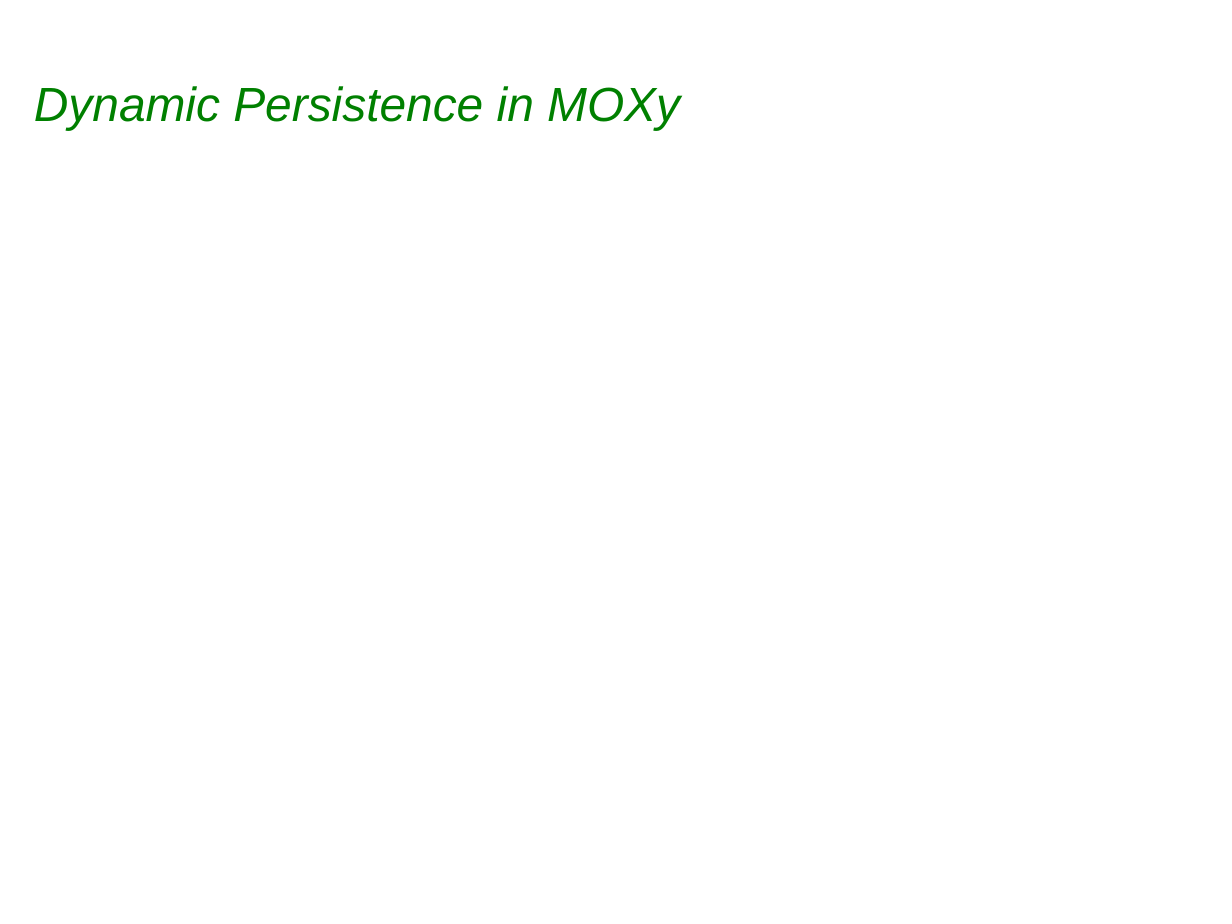
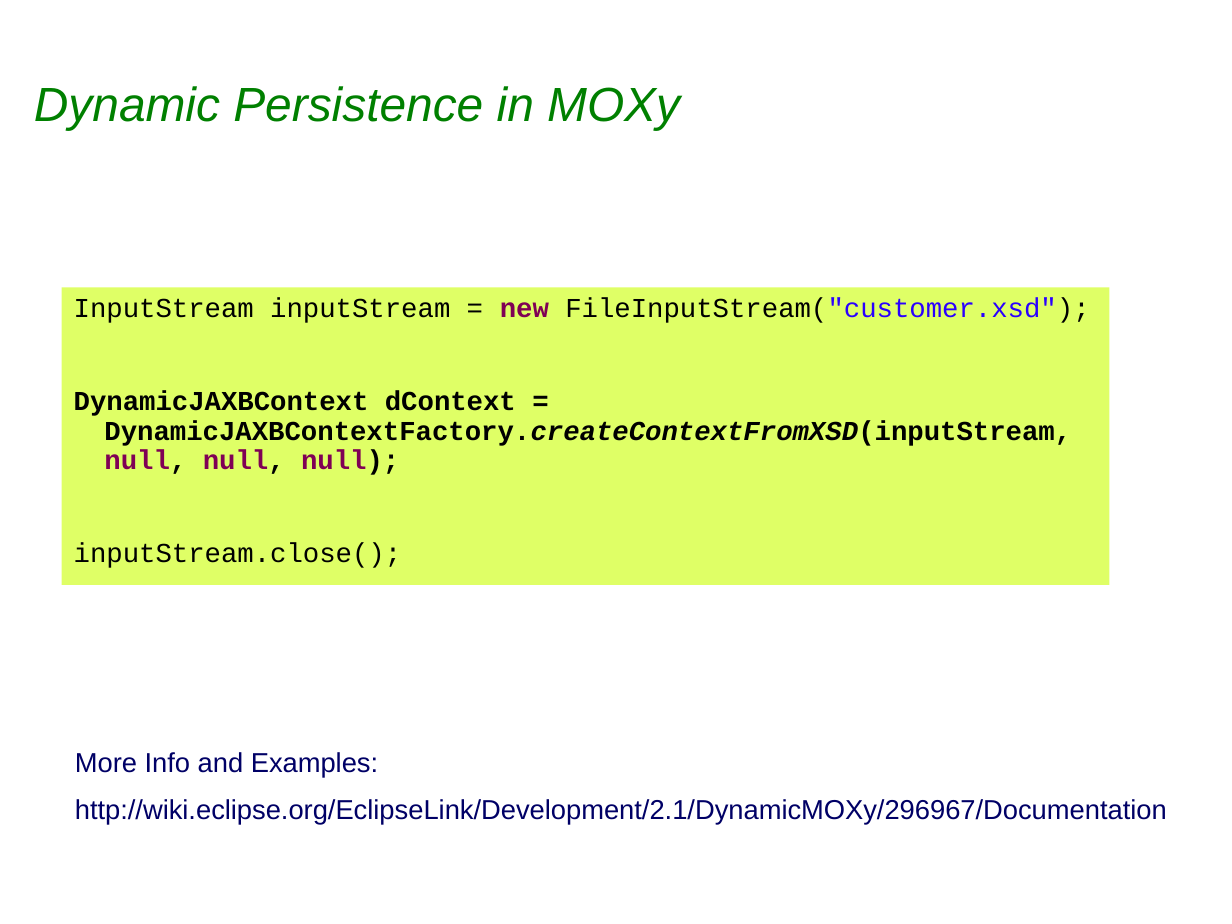
Before and after one commit to sabineheider/incubator, a slide deck: slide 8 of summit-2010/Dynamic Persistence.ppt. Drawn at 1232x924 pixels with LibreOffice and Linux fonts; fonts in the diff are those of the drawing; background and template pictures are left out. Boxes give left, top, right and bottom in pixels: in the first picture for what was removed or moved away, otherwise in the second. Text is boxed around its words. In the diff, an @@ line names an element or a change of style, - is before the commit and + after.

Commit message:
Bug 312854 EclipseLink Summit - Updated Dynamic Slides

```diff
--- a/summit-2010/Dynamic Persistence.ppt
+++ b/summit-2010/Dynamic Persistence.ppt
@@ text added at [62,287,1110,584], fill #DFFF66, 16 pt, text #000000, bold @@
+InputStream inputStream = new FileInputStream("customer.xsd");
+DynamicJAXBContext dContext =
+DynamicJAXBContextFactory.createContextFromXSD(inputStream, null, null, null);
+inputStream.close();
@@ text added at [75,752,1167,825], 16 pt, text #000066 @@
+More Info and Examples:
+http://wiki.eclipse.org/EclipseLink/Development/2.1/DynamicMOXy/296967/Documentation
```
Also in this commit, not shown: 1 other slide changed, 2 slides removed.
